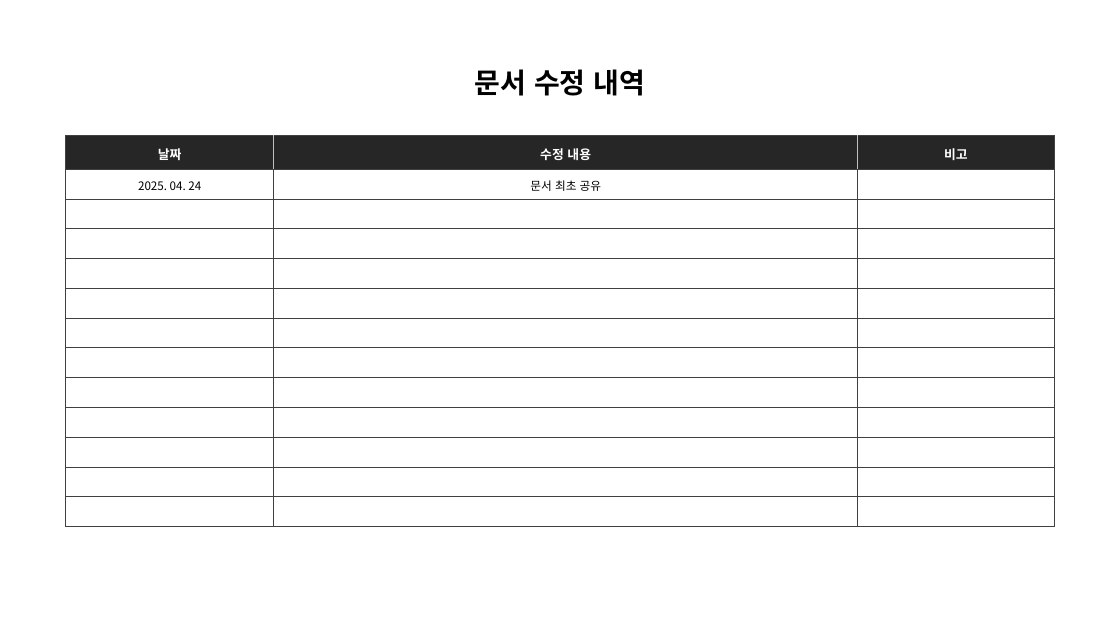
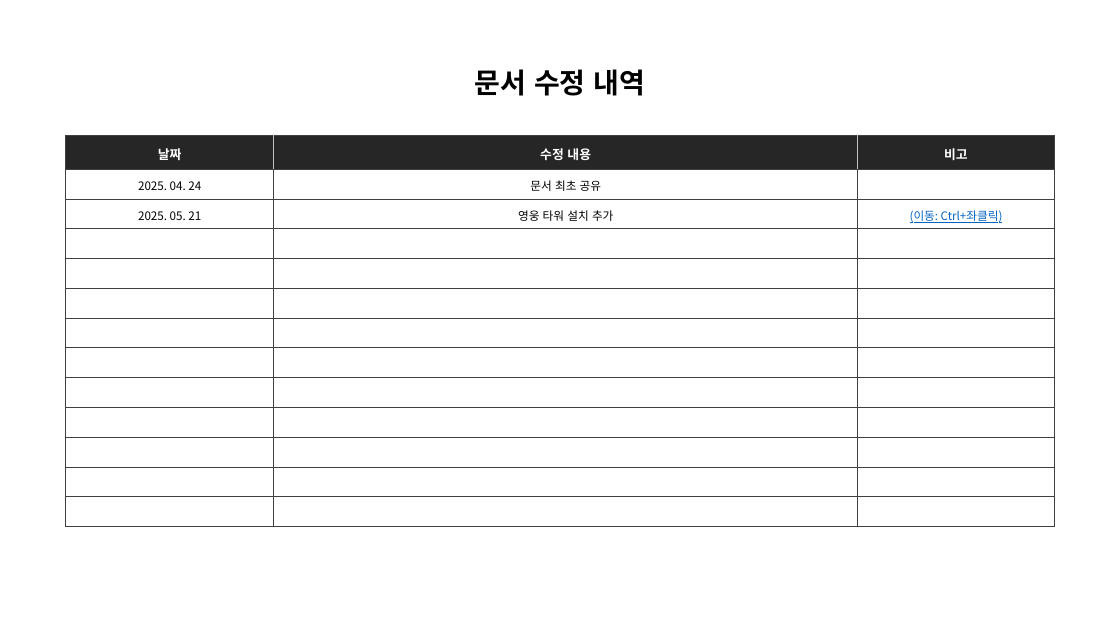
Before and after one commit to scorchLand/kci, a slide deck: slide 2 of 기획서/쪽문서_인게임_영웅타워.pptx. Drawn at 1120x630 pixels with LibreOffice and Linux fonts; fonts in the diff are those of the drawing. Boxes give left, top, right and bottom in pixels: in the first picture for what was removed or moved away, otherwise in the second. Text is boxed around its words. In the diff, an @@ line names an element or a change of style, - is before the commit and + after.

Commit message:
[0.0.1/기획] 타워 배치 쪽문서 갱신 및 작업용 프리팹 업로드

```diff
--- a/기획서/쪽문서_인게임_영웅타워.pptx
+++ b/기획서/쪽문서_인게임_영웅타워.pptx
@@ table at <box>66,135,1054,527</box> @@
+row 3: 2025. 05. 21 | 영웅 타워 설치 추가 | (이동: Ctrl+좌클릭)
-row 13:  |  | 
```
Also in this commit, not shown: 3 other slides changed, 6 slides added, 12 other files.
